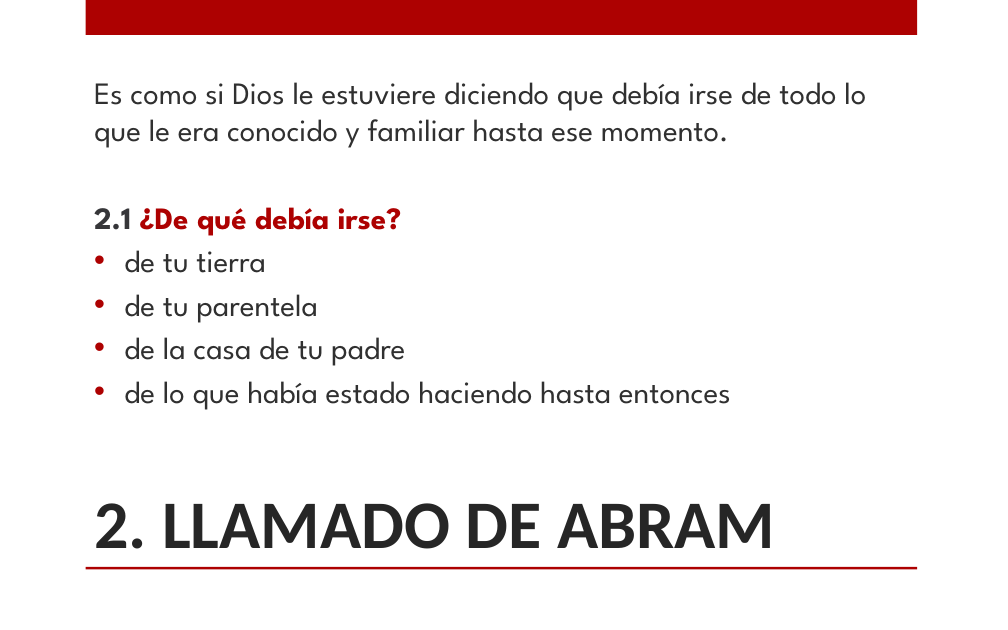
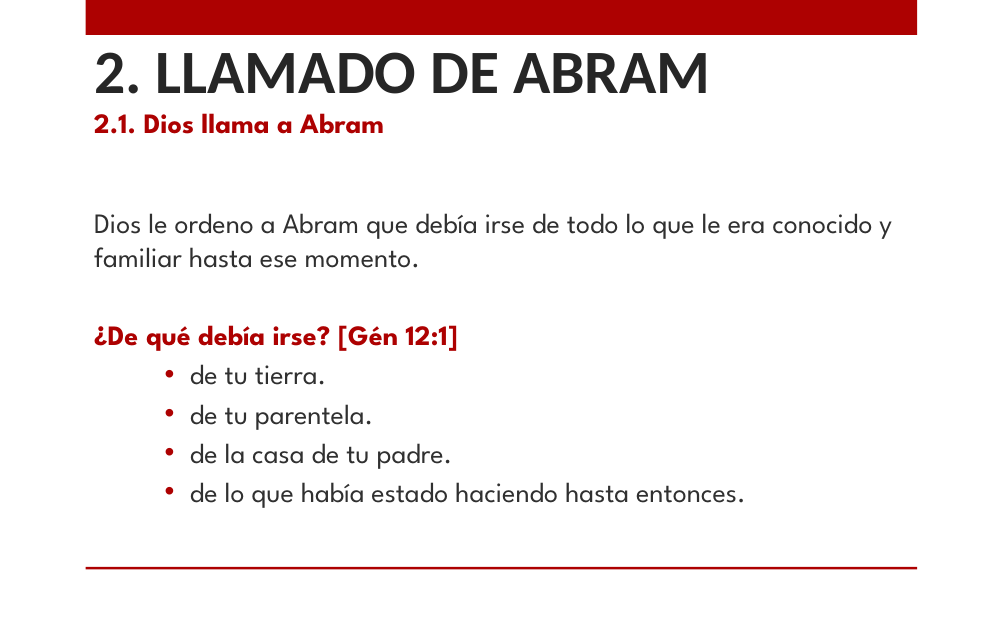
Before and after one commit to CreyTuning/documents, a slide deck: slide 4 of slideshow/Estudios Biblicos/3.-Genesis_1.pptx. Drawn at 1008x630 pixels with LibreOffice and Linux fonts; fonts in the diff are those of the drawing; background and template pictures are left out. Boxes give left, top, right and bottom in pixels: in the first picture for what was removed or moved away, otherwise in the second. Text is boxed around its words. In the diff, an @@ line names an element or a change of style, - is before the commit and + after.

```diff
--- a/slideshow/Estudios Biblicos/3.-Genesis_1.pptx
+++ b/slideshow/Estudios Biblicos/3.-Genesis_1.pptx
@@ title "2. LLAMADO DE ABRAM": place and size @@
-title "2. LLAMADO DE ABRAM" at bbox=[94, 503, 775, 549]
+title "2. LLAMADO DE ABRAM" at bbox=[94, 52, 711, 94]
@@ title "2. LLAMADO DE ABRAM" at bbox=[94, 52, 711, 94]: size 48.6 to 44 pt; vertical alignment bottom to middle @@
@@ text added at bbox=[94, 113, 384, 134], 20 pt, text #AD0101, bold @@
+2.1. Dios llama a Abram
@@ text at bbox=[94, 213, 892, 508]: text changed; size 22.2 to 20 pt @@
-Es como si Dios le estuviere diciendo que debía irse de todo lo que le era conocido y familiar hasta ese momento.
-2.1 ¿De qué debía irse?
-• de tu tierra
-• de tu parentela
-• de la casa de tu padre
-• de lo que había estado haciendo hasta entonces
+Dios le ordeno a Abram que debía irse de todo lo que le era conocido y familiar hasta ese momento.
+¿De qué debía irse? [Gén 12:1]
+    • de tu tierra.
+    • de tu parentela.
+    • de la casa de tu padre.
+    • de lo que había estado haciendo hasta entonces.
```
Also in this commit, not shown: 10 other slides changed, 1 other file.
